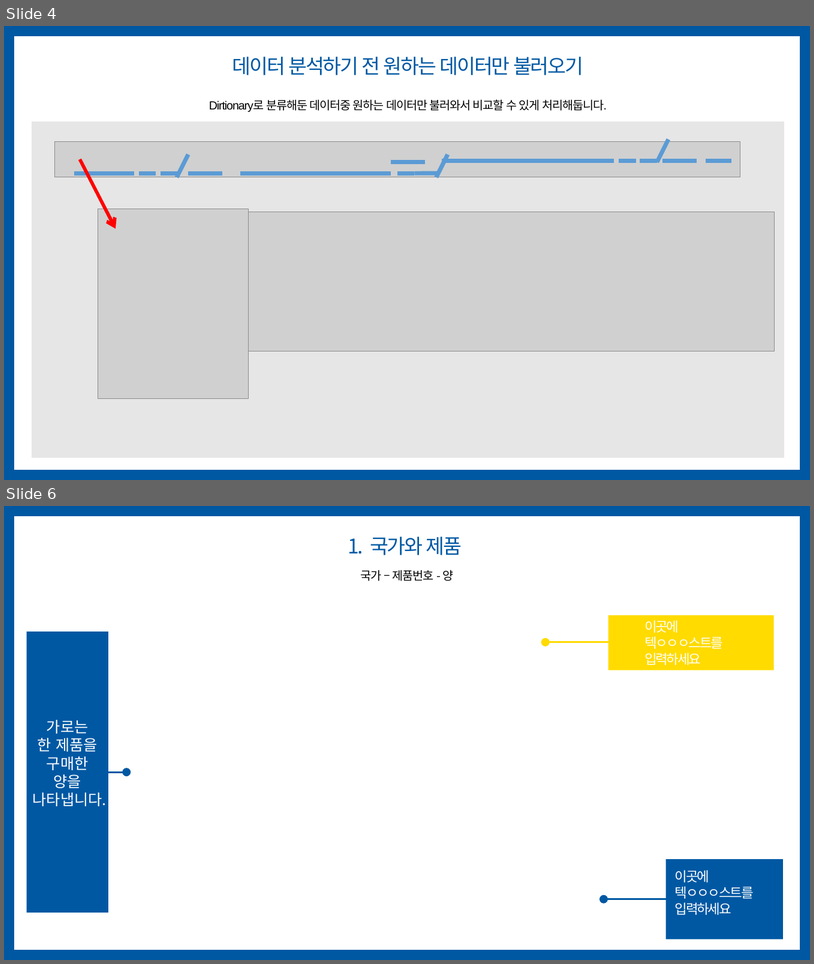
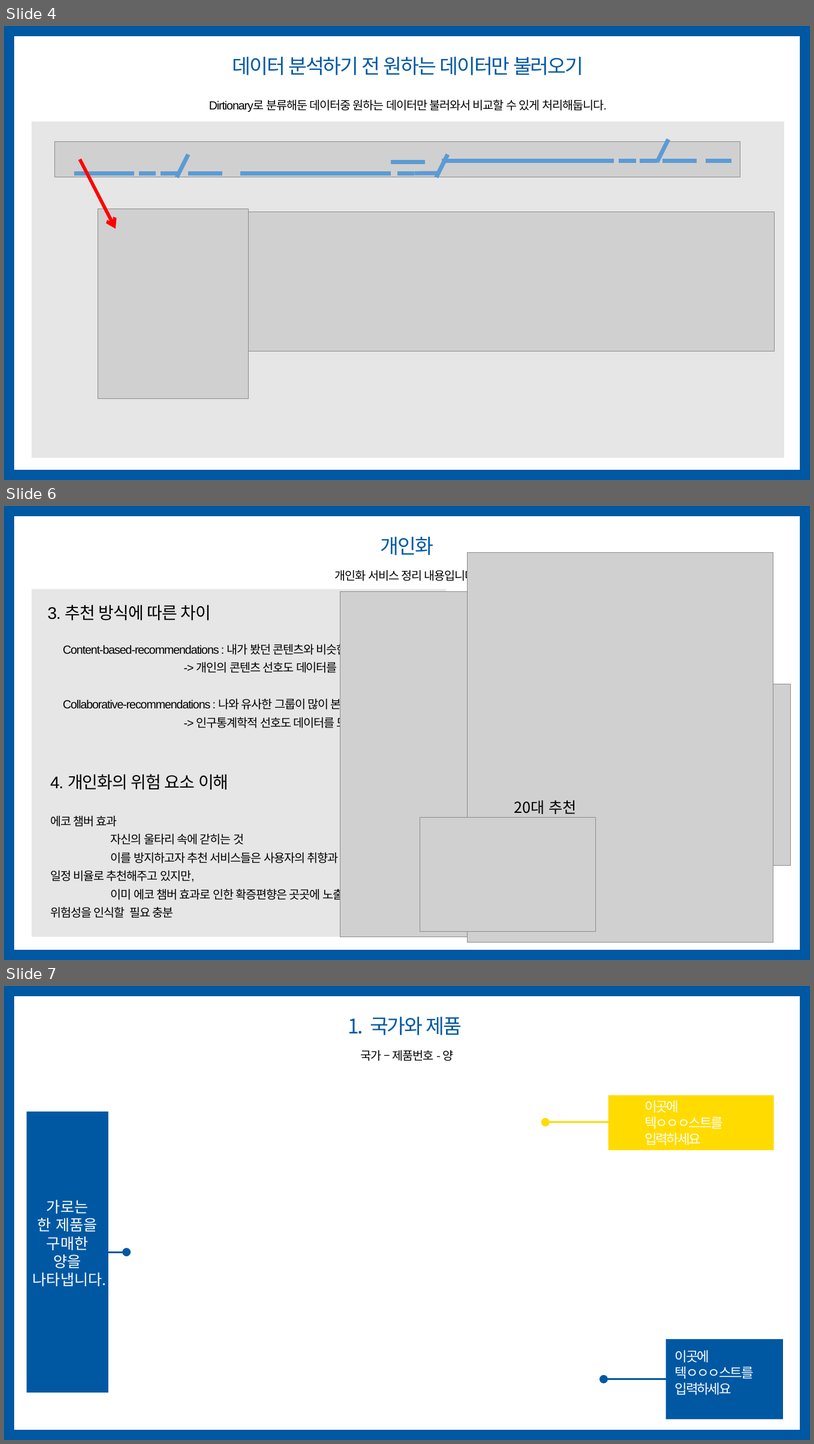
Before and after one commit to Dorabean/Data-Analysis_200311, a slide deck: O_Retail초안.pptx. Shown one above the other, each under a label of ours: slides 4 and 6 before the commit, slides 4, 6 and 7 after it; the slides between them are not shown. The pictures are 814x964 and 814x1444 pixels, drawn with LibreOffice and Linux fonts; fonts in the diff are those of the drawing; grey boxes stand for pictures. Boxes give left, top, right and bottom in pixels: in the first picture for what was removed or moved away, otherwise in the second. Text is boxed around its words. In the diff, an @@ line names an element or a change of style, - is before the commit and + after.

```diff
--- a/O_Retail초안.pptx
+++ b/O_Retail초안.pptx
@@ slide 6 added at (x1=4, y1=506, x2=810, y2=960), background #FFFFFF @@
@@ rectangle added at (x1=9, y1=511, x2=806, y2=955), outline #0058A3 12 pt @@
@@ text added at (x1=381, y1=537, x2=434, y2=555), 24 pt, text #0058A3 @@
+개인화
@@ picture added at (x1=467, y1=552, x2=773, y2=942) @@
@@ text added at (x1=335, y1=567, x2=479, y2=583), 14 pt, text #000000 @@
+개인화 서비스 정리 내용입니다.
@@ rectangle added at (x1=32, y1=589, x2=447, y2=937), fill #E7E6E6 @@
@@ picture added at (x1=341, y1=591, x2=757, y2=936) @@
@@ text added at (x1=48, y1=604, x2=212, y2=621), 20 pt, text #000000 @@
+3. 추천 방식에 따른 차이
@@ text added at (x1=63, y1=641, x2=360, y2=730), 14 pt, text #000000 @@
+Content-based-recommendations : 내가 봤던 콘텐츠와 비슷한 콘텐츠 추천
+-> 개인의 콘텐츠 선호도 데이터를 모아 추천
+Collaborative-recommendations : 나와 유사한 그룹이 많이 본 콘텐츠 추천
+-> 인구통계학적 선호도 데이터를 모아 추천
@@ picture added at (x1=664, y1=684, x2=791, y2=865) @@
@@ text added at (x1=50, y1=774, x2=228, y2=790), 20 pt, text #000000 @@
+4. 개인화의 위험 요소 이해
@@ text added at (x1=514, y1=800, x2=576, y2=814), 18 pt, text #000000 @@
+20대 추천
@@ text added at (x1=50, y1=815, x2=425, y2=918), 14 pt, text #000000 @@
+에코 챔버 효과
+자신의 울타리 속에 갇히는 것
+이를 방지하고자 추천 서비스들은 사용자의 취향과 관계없는 콘텐츠를 일정 비율로 추천해주고 있지만,
+이미 에코 챔버 효과로 인한 확증편향은 곳곳에 노출되고 있으며, 위험성을 인식할 필요 충분
@@ picture added at (x1=420, y1=817, x2=596, y2=932) @@
@@ what was slide 6 is now slide 7 @@
```
Also in this commit, not shown: 1 slide changed, 1 other slide added, 2 other files.
